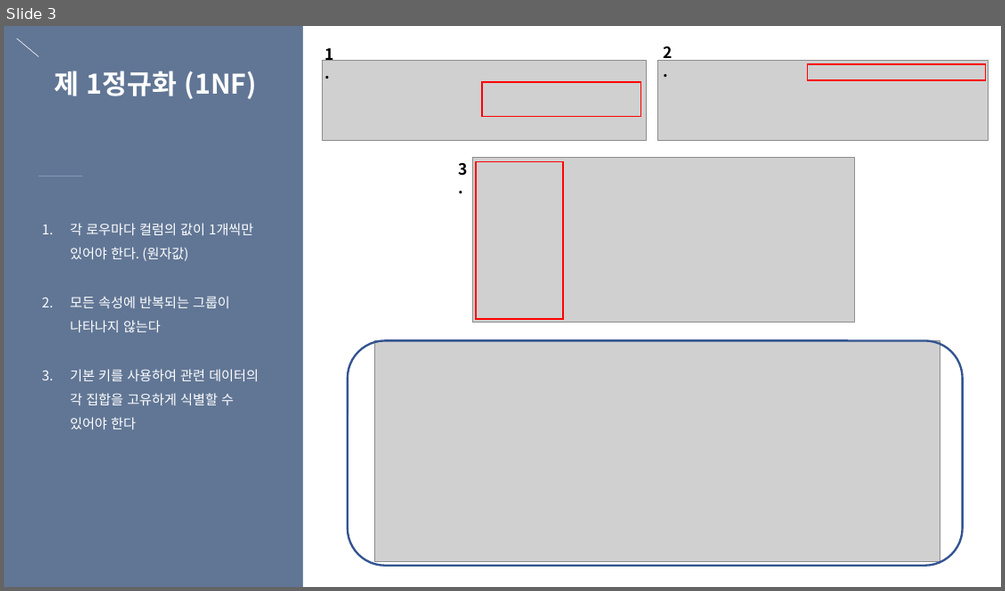
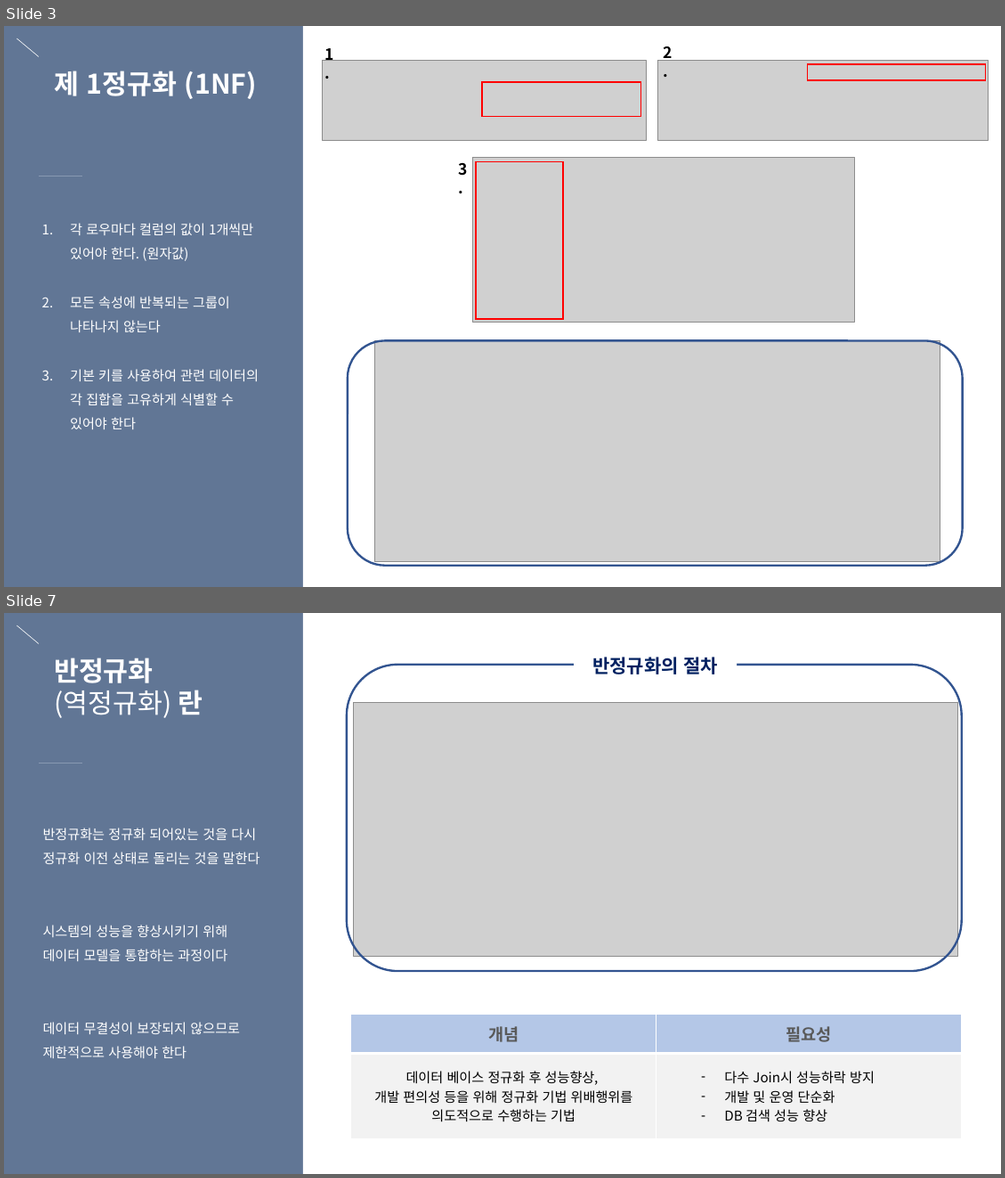
Before and after one commit to eunbee-kim/dmsql1471, a slide deck: 교육/5주차_DB정규화_반정규화_서버인증_세션과쿠키.pptx. Shown one above the other, each under a label of ours: slide 3 before the commit, slides 3 and 7 after it; the slides between them are not shown. The pictures are 1005x591 and 1005x1178 pixels, drawn with LibreOffice and Linux fonts; fonts in the diff are those of the drawing; grey boxes stand for pictures. Boxes give left, top, right and bottom in pixels: in the first picture for what was removed or moved away, otherwise in the second. Text is boxed around its words. In the diff, an @@ line names an element or a change of style, - is before the commit and + after.

```diff
--- a/교육/5주차_DB정규화_반정규화_서버인증_세션과쿠키.pptx
+++ b/교육/5주차_DB정규화_반정규화_서버인증_세션과쿠키.pptx
@@ slide 7 added at [4, 613, 1001, 1174], background gradient #617695 to #536580 @@
@@ line added from (16, 625) to (39, 643), #FFFFFF 0.5 pt @@
@@ rectangle added at [303, 613, 1001, 1174], fill #FFFFFF @@
@@ text added at [54, 657, 202, 718], 26 pt, text #FFFFFF @@
+반정규화
+(역정규화) 란
@@ rounded rectangle added at [347, 665, 961, 971], outline #325491 2 pt @@
@@ text added at [592, 657, 719, 674], 18 pt, text #002060, bold @@
+반정규화의 절차
@@ picture added at [353, 702, 957, 957] @@
@@ line added from (39, 763) to (82, 763), #8899B2 0.5 pt @@
@@ text added at [43, 827, 260, 1058], 13 pt, text #FFFFFF @@
+반정규화는 정규화 되어있는 것을 다시 정규화 이전 상태로 돌리는 것을 말한다
+시스템의 성능을 향상시키기 위해 데이터 모델을 통합하는 과정이다
+데이터 무결성이 보장되지 않으므로 제한적으로 사용해야 한다
@@ table added at [351, 1013, 961, 1139], 2 rows, 2 columns @@
+개념 | 필요성
+데이터 베이스 정규화 후 성능향상, / 개발 편의성 등을 위해 정규화 기법 위배행위를 의도적으로 수행하는 기법 | 다수 Join시 성능하락 방지 / 개발 및 운영 단순화 / DB 검색 성능 향상
```
Also in this commit, not shown: 4 slides changed, 4 other slides added, 3 other files.
